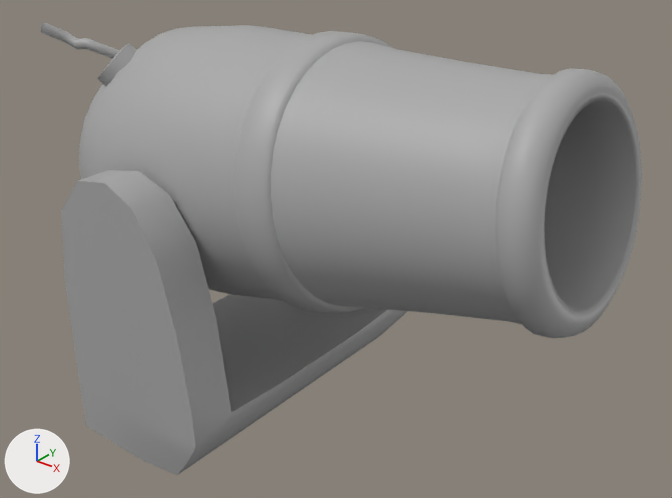
The FBX model Assets/models/cannon.fbx, before and after one commit.
The view is the same before and after, from a 50 mm camera at (4.163, -2.305, 1.39) aimed at (3.029, -0.888, 0.511). The lights are fixed; the arrows at lower left show +X, +Y and +Z. Where no turn or scale is listed for an object, it has been applied to the vertices.
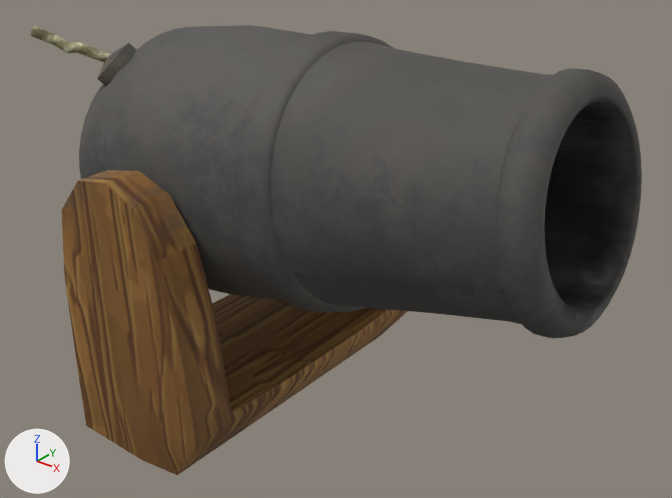
Location of each change, (x1, y1, x2, y2) in pixels of the pictures (672 x 498 px; the box of a moved part takes in the faces that stretch with it):
'pCylinder1', recoloured, surface changed
    both: (79, 25, 642, 338)
'pCube17', recoloured, surface changed (grey to brown)
    both: (61, 170, 408, 475)
'pCylinder3', reshaped (10% wider)
    before: (41, 23, 137, 86)
    after: (31, 26, 137, 86)
part 3 of me_mesh_002, moved or reshaped
    before: (41, 23, 125, 70)
    after: (31, 26, 127, 77)
part 4 of me_mesh_002, recoloured
    both: (97, 43, 137, 86)

Diff of the bpy script that builds the scene:
```diff
--- a/Assets/models/cannon.fbx.py
+++ b/Assets/models/cannon.fbx.py
@@ img_standardsurface1_base_color_png @@
+img_standardsurface1_base_color_png = load_image('standardSurface1_Base_color.png', 'textures/standardSurface1_Base_color.png', 1024, 1024, 'sRGB')
@@ mat_blinn1 @@
+mat_blinn1 = principled_material('blinn1')
+mat_blinn1.texture = img_standardsurface1_base_color_png
+mat_blinn1.roughness = 0.749
@@ me_mesh_002 @@
 # used by ob_pcylinder3; location = (2.551, -1.039, 0.862)
-me_mesh_002.from_pydata(...)  # 182 vertices, 200 faces; spans x -0.145..0.054, y -0.095..0.056, z -0.051..0.091
+me_mesh_002.from_pydata(...)  # 181 vertices, 180 faces; spans x -0.133..0.054, y -0.129..0.056, z -0.051..0.091
+# me_mesh_002 part 3: 141 vertices removed from x -0.145..-0.026, y -0.095..0.03, z 0.01..0.091; 141 vertices added at x -0.133..-0.014, y -0.129..-0.003, z 0.01..0.091
+# me_mesh_002 part 4: 20 faces spanning x -0.054..0.054, y -0.056..0.056, z -0.051..0.051 switch from mat_standardsurface1 (grey #aaaaaa) to mat_blinn1 (picture img_standardsurface1_base_color_png)
@@ me_mesh_001 @@
 me_mesh_001.from_pydata(...)  # 175 vertices, 174 faces; spans x -0.416..-0.039, y -0.396..0.398, z -0.342..0.319
 # used by ob_pcube17; location = (3.028, -0.898, 0.411)
-me_mesh_001.materials.append(mat_standardsurface1)  # grey #aaaaaa
+# me_mesh_001 part 1: texture (UV) coordinates of 174 of 174 faces, centred in x -0.416..-0.039, y -0.393..0.395, z -0.342..0.311, changed; they spanned u 0.0..1.0, v 0.0..1.0 and now span u 0.21..0.97, v 0.0..0.98
+me_mesh_001.materials.append(mat_blinn1)  # picture img_standardsurface1_base_color_png
@@ me_mesh @@
 me_mesh.from_pydata(...)  # 1002 vertices, 1000 faces; spans x -0.61..0.641, y -0.297..0.297, z -0.357..0.289
 # used by ob_pcylinder1; location = (2.99, -0.898, 0.697)
-me_mesh.materials.append(mat_standardsurface1)  # grey #aaaaaa
+# me_mesh part 2: texture (UV) coordinates of 1000 of 1000 faces, centred in x -0.607..0.64, y -0.295..0.295, z -0.345..0.287, changed; they spanned u 0.34..0.66, v 0.0..1.0 and now span u 0.0..0.6, v 0.01..0.95
+me_mesh.materials.append(mat_blinn1)  # picture img_standardsurface1_base_color_png
```
